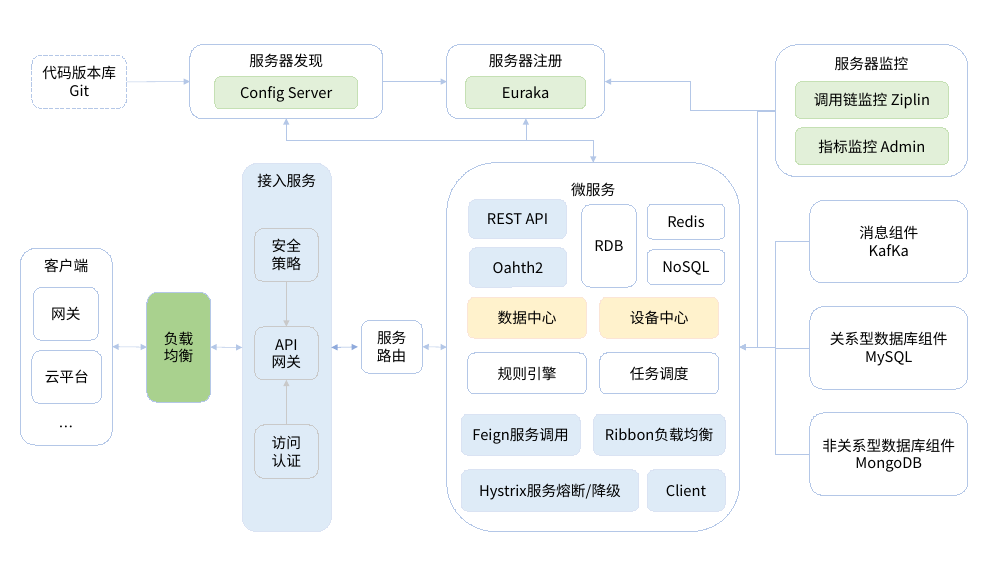
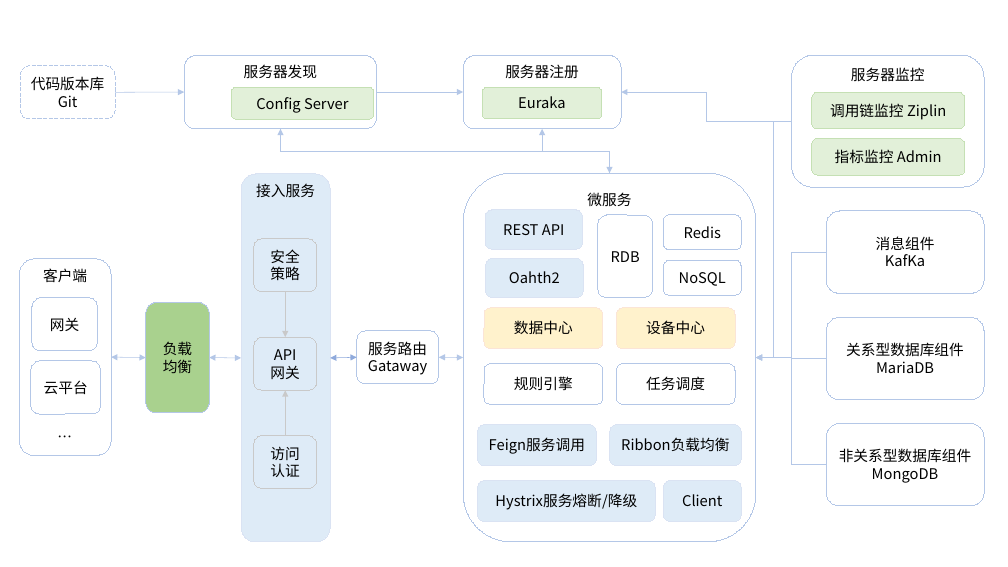
Before and after one commit to pnoker/iot-dc3, a slide deck: slide 2 of dc3/doc/iot-dc3-architecture.pptx. Drawn at 1008x567 pixels with LibreOffice and Linux fonts; fonts in the diff are those of the drawing. Boxes give left, top, right and bottom in pixels: in the first picture for what was removed or moved away, otherwise in the second. Text is boxed around its words. In the diff, an @@ line names an element or a change of style, - is before the commit and + after.

```diff
--- a/dc3/doc/iot-dc3-architecture.pptx
+++ b/dc3/doc/iot-dc3-architecture.pptx
@@ rounded rectangle "服务器发现": place and size @@
-rounded rectangle "服务器发现" at (190,45,383,119)
+rounded rectangle "服务器发现" at (185,55,377,129)
@@ rounded rectangle "代码版本库": place and size @@
-rounded rectangle "代码版本库" at (32,55,126,108)
+rounded rectangle "代码版本库" at (20,66,115,119)
@@ arrow moved from (127, 82) - (190, 82) to (115, 92) - (185, 92) @@
@@ arrow moved from (383, 82) - (447, 82) to (377, 92) - (464, 92) @@
@@ elbow arrow moved from (287, 119) - (594, 163) to (281, 129) - (609, 173) @@
@@ elbow arrow moved from (594, 163) - (287, 119) to (609, 173) - (281, 129) @@
@@ 8 rounded rectangles, 3 double arrows, 2 arrows, 1 text: place and size @@
-8 rounded rectangles, 3 double arrows, 2 arrows, 1 text at (20,163,358,532)
+8 rounded rectangles, 3 double arrows, 2 arrows, 1 text at (19,174,357,542)
@@ rounded rectangle "服务路由": place and size @@
-rounded rectangle "服务路由" at (361,321,423,374)
+rounded rectangle "服务路由" at (357,330,439,383)
@@ 23 rounded rectangles, 6 elbow arrows, 1 double arrow: place and size @@
-23 rounded rectangles, 6 elbow arrows, 1 double arrow at (215,45,968,532)
+23 rounded rectangles, 6 elbow arrows, 1 double arrow at (231,55,985,542)
@@ text in rounded rectangle at (368,360,427,375): paragraph added @@
+Gataway
@@ text in rounded rectangle at (876,361,934,373): text changed @@
-MySQL
+MariaDB
```
Also in this commit, not shown: 1 slide added, 20 other files.
